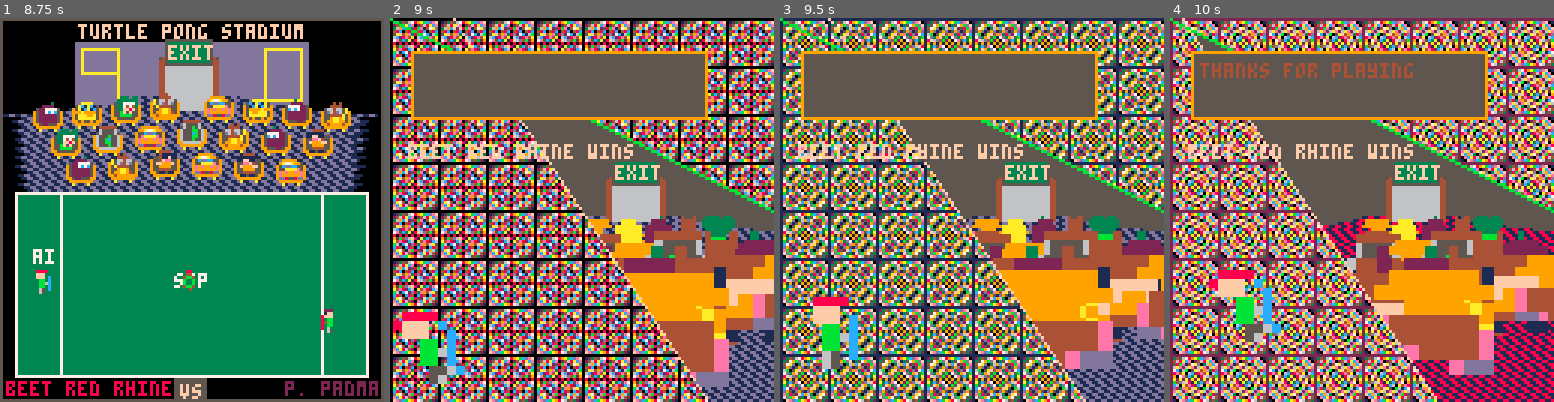
Above: before the commit, frames 1-4 (left to right).
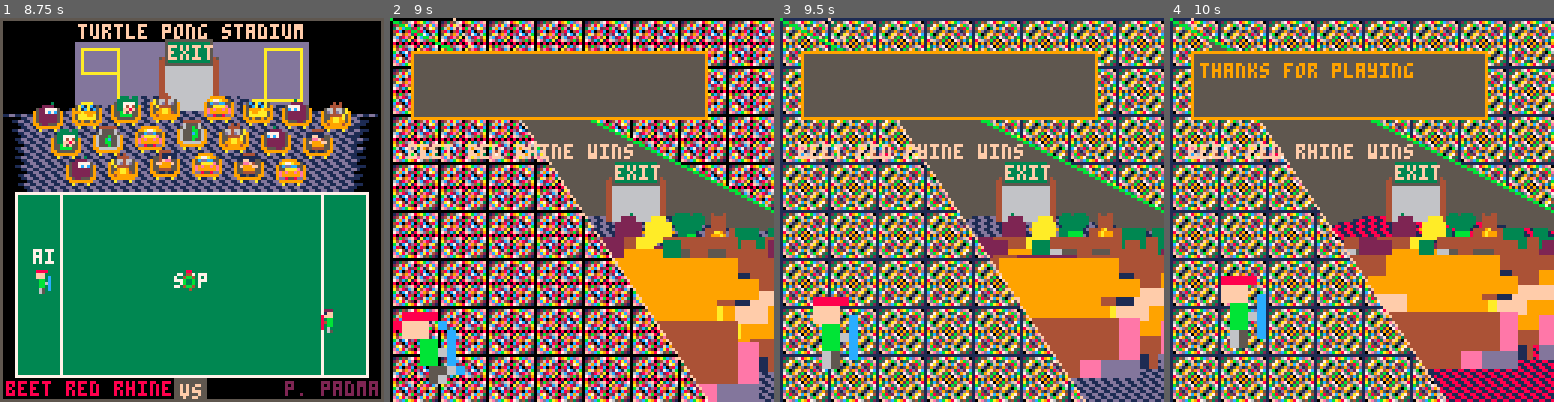
Above: after the commit, the same moments.

Repository: topromulan/STP4
Game: PICO-8 cartridge stp4.p8
The game is run twice, just before and just after one commit, with the same random seed, the same clock (stepped at 60 frames per second) and the same inputs.
Inputs:
- Up to frame 1 (8.75 s): tap X (X key) at 0.33, 1.07, 1.85, 2.97, 4.08, 5.2, 6.32, 7.43, 8.55 s; tap O (Z key) at 0.7, 1.7, 2.1, 2.5, 2.9, 3.3, 3.7, 4.1, 4.5, 4.9, 5.3, 5.7, 6.1, 6.5, 6.9, 7.3, 7.7, 8.1, 8.5 s; hold Right 1.6-2.1 s; hold Up 2.15-2.42 s; hold Right 2.47-3.03 s; hold Left 3.08-3.58 s; hold Down 3.63-3.97 s; hold Right 4.02-4.68 s; hold Up 4.73-5.03 s; hold Left 5.08-5.68 s; hold Down 5.73-6.03 s; hold Right 6.08-6.58 s; hold Right 6.63-7.13 s; hold Up 7.18-7.45 s; hold Right 7.5-8.07 s; hold Left 8.12-8.62 s; hold Down from 8.67 s (still down)
- Up to frame 2 (9 s): keep holding Down; tap O (Z key) at 8.9 s
- Up to frame 3 (9.5 s): release Down at 9 s; hold Right from 9.05 s (still down); tap O (Z key) at 9.3 s
- Up to frame 4 (10 s): tap X (X key) at 9.67 s; tap O (Z key) at 9.7 s; release Right at 9.72 s; hold Up from 9.77 s (still down)

Frame 1 is identical in both runs. In frame 2, 9.4% of the frame differs, in the area x 51-100%, y 50-100%; in frame 3, 9.5%; in frame 4, 64%, in the area x 0-100%, y 0-100%.

Commit message:
rewrote how to bounce off the walls. fixes getting stuck in the gutter. with bonus unrelated party code cleanup.

Diff:
--- a/stp4.p8
+++ b/stp4.p8
@@ -8,10 +8,6 @@
 function _init()
  screen={}
  do_intro()
-
--- party screen test:
--- game_init()
--- player_wins(1+flr(rnd(2)))
 end
 
 function _draw()
@@ -686,13 +682,23 @@
 
  oddball.approaching_player=1 if(oddball.dx > 0) then oddball.approaching_player=2 end
 
- --out of bounds
- if((oddball.y<=stadium_field_top or oddball.y>=stadium_field_bottom-6) and
-    not (players[1].holding or players[2].holding)) then
-  oddball.y+=-1*oddball.dy/abs(oddball.dy) --prevents getting stuck
-  oddball.dy*=-1
-  oddball.dy*=0.75+rnd(0.2)
- end
+ local out_of_bounds,diff,effective_top,effective_bottom
+ local yadjust={0,-6}
+ effective_top=stadium_field_top+yadjust[1]
+ effective_bottom=stadium_field_bottom+yadjust[2]
+ diff=effective_top-oddball.y
+ if(diff>0) then
+  printh("diff1 "..diff)
+  out_of_bounds=true
+  oddball.y=effective_top+diff
+ end
+ diff=oddball.y-effective_bottom
+ if(diff>0) then
+  out_of_bounds=true
+  oddball.y=effective_bottom-diff
+  printh("diff2 "..diff)
+ end
+ if(out_of_bounds) oddball.dy*=-0.75-rnd(0.2)
 
  --score!! goal!!
  local scoring_player
@@ -1037,15 +1043,15 @@
 
  for i=1,#stadium_audience do
   local z=stadium_audience[i].sprite+32
-  local row=flr(i/per)
+  local row=1+flr(i/per)
   local col=i%6
   sspr(z*8%128,8*flr(z*8/128),8,8,
-   60+p-5*flr(i/per)+
+   60+p-5*row+
     (i%per)*((360-(10-row)*30)/p)
     , --x
-   61-p/12+flr(i/per)*(7-i/10),--y
-   20/p*(flr(i/per)*per),--w
-   20/p*(flr(i/per)*per),--h
+   59-p/12+row*(8-row),--y
+   20/p*(row*per),--w
+   20/p*(row*per),--h
    ((cycles+flr(stadium_audience[i].timing))%3==0)--x flip
   )
  end
@@ -1279,10 +1285,6 @@
    if(distance>3.1*abs(oddball.dx) and distance<4.1*abs(oddball.dx)) then
     if(gap<12) players[p].js.o=3
    end
-
---   if(abs(yprojection-players[p].y)<3) then
-  --  players[p].js.o=2
-  -- end
 
   end
 
